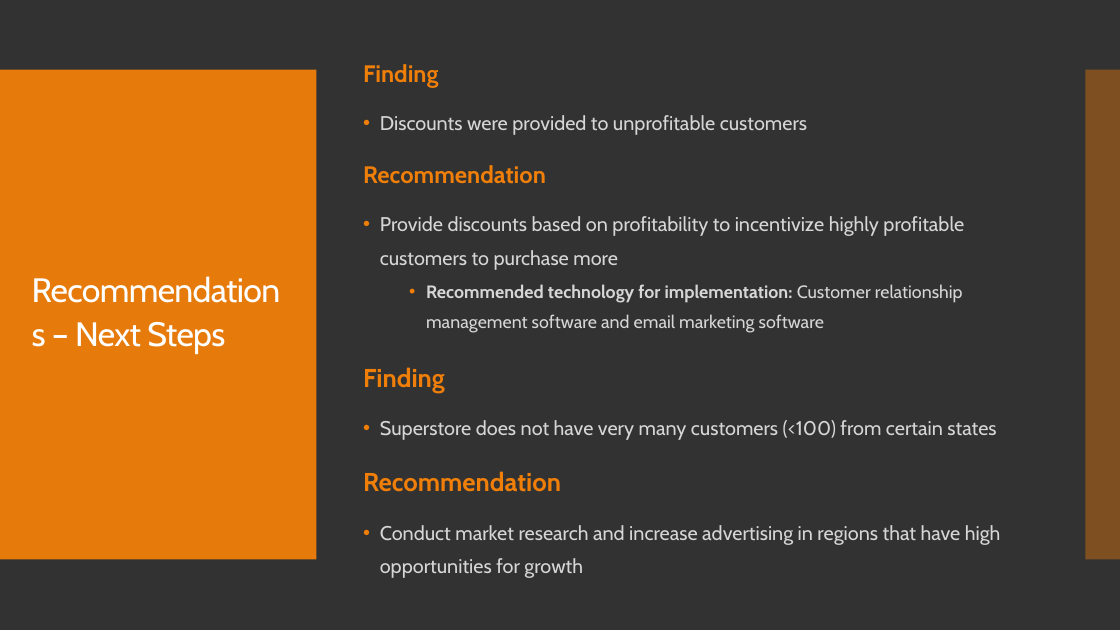
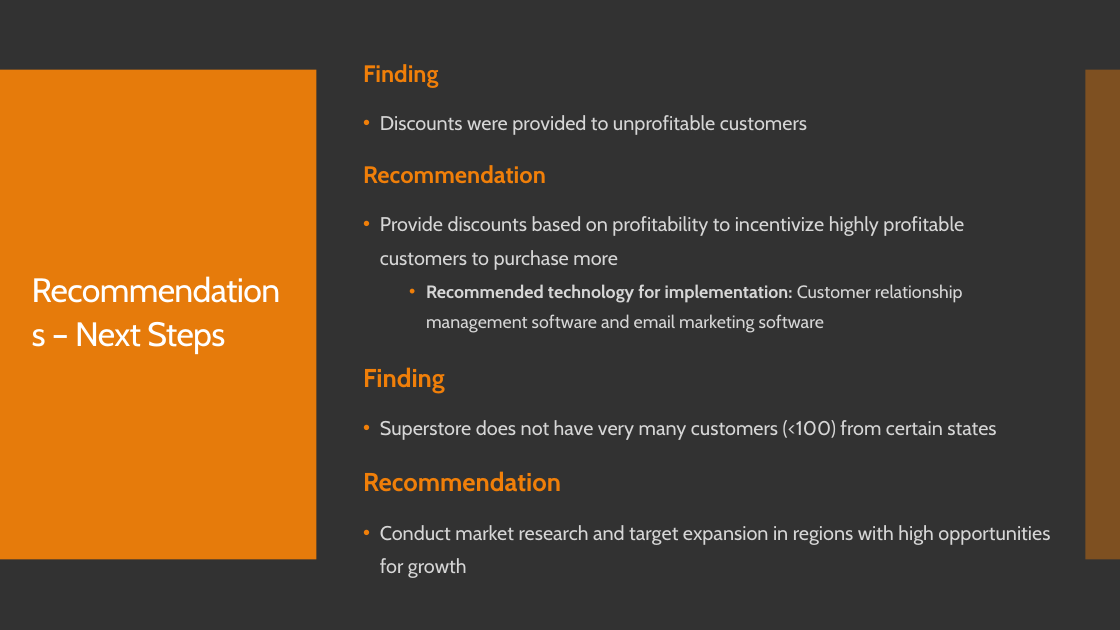
Before and after one commit to teresa-le/Superstore_Data_Analysis, a slide deck: slide 22 of Superstore Data Analysis.pptx. Drawn at 1120x630 pixels with LibreOffice and Linux fonts; fonts in the diff are those of the drawing. Boxes give left, top, right and bottom in pixels: in the first picture for what was removed or moved away, otherwise in the second. Text is boxed around its words. In the diff, an @@ line names an element or a change of style, - is before the commit and + after.

Commit message:
Revision to Recommendations

```diff
--- a/Superstore Data Analysis.pptx
+++ b/Superstore Data Analysis.pptx
@@ text at <box>380,525,1050,578</box>: text changed @@
-• Conduct market research and increase advertising in regions that have high opportunities for growth
+• Conduct market research and target expansion in regions with high opportunities for growth
```
